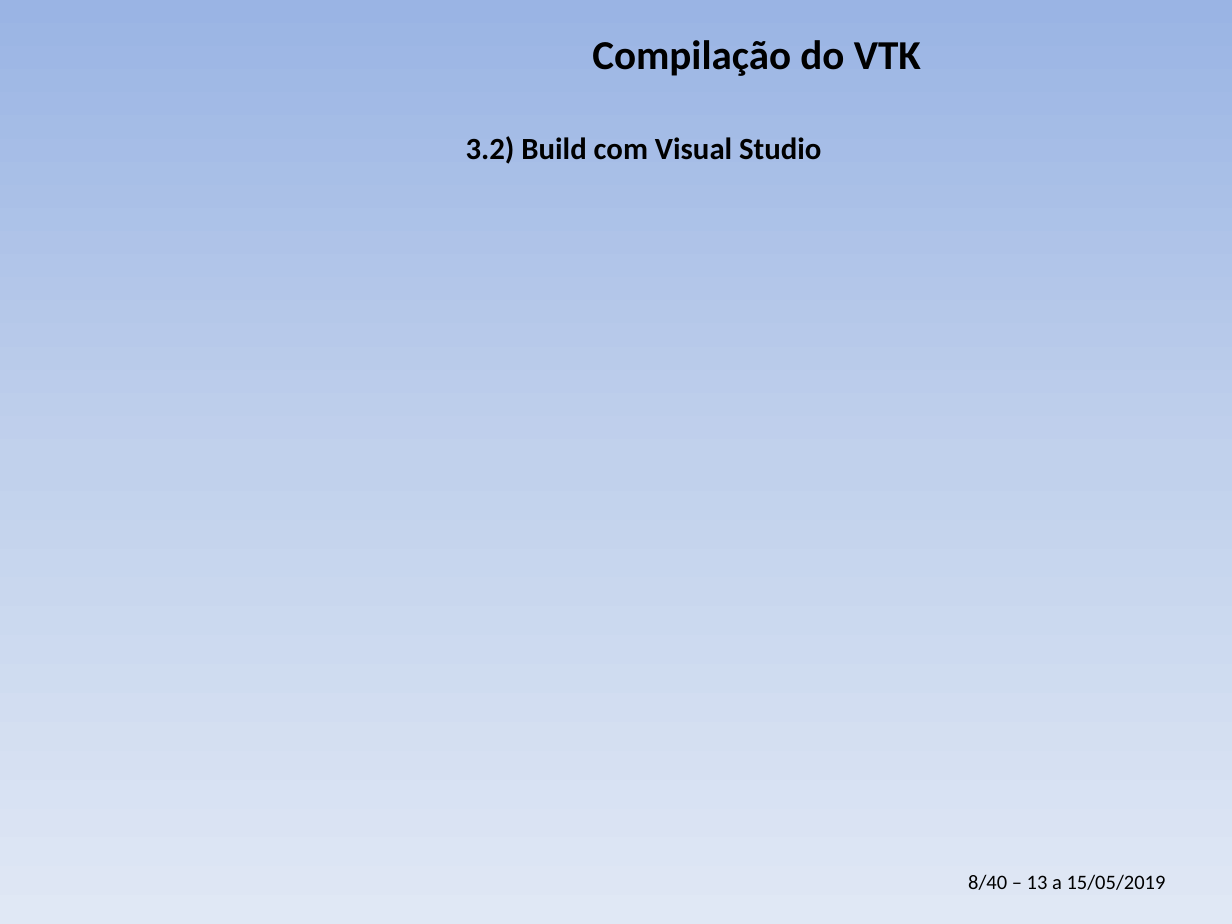
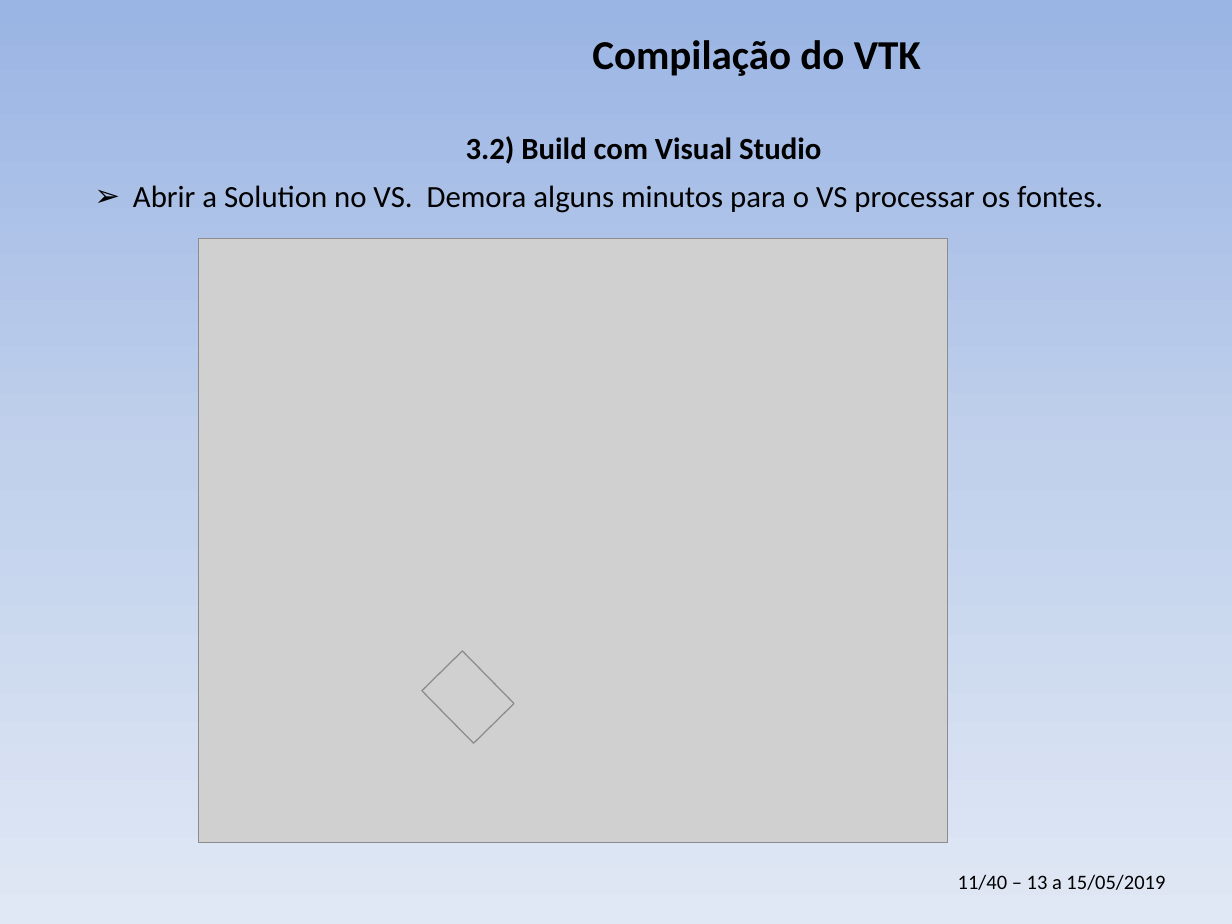
Before and after one commit to PauloCarvalhoRJ/cursoVTKgeo, a slide deck: slide 11 of aulas_3dias/slides_3dias.pptx (slide 8 before the commit). Drawn at 1232x924 pixels with LibreOffice and Linux fonts; fonts in the diff are those of the drawing; grey boxes stand for pictures; background and template pictures are left out. Boxes give left, top, right and bottom in pixels: in the first picture for what was removed or moved away, otherwise in the second. Text is boxed around its words. In the diff, an @@ line names an element or a change of style, - is before the commit and + after.

```diff
--- a/aulas_3dias/slides_3dias.pptx
+++ b/aulas_3dias/slides_3dias.pptx
@@ text added at bbox=[133, 185, 1103, 213], 18 pt, text #000000 @@
+➢ Abrir a Solution no VS. Demora alguns minutos para o VS processar os fontes.
@@ picture added at bbox=[198, 239, 947, 843] @@
@@ picture added at bbox=[422, 651, 514, 744] @@
@@ text at bbox=[958, 874, 1165, 890]: text changed @@
-8/40 – 13 a 15/05/2019
+11/40 – 13 a 15/05/2019
```
Also in this commit, not shown: 3 other slides changed, 5 slides added.
